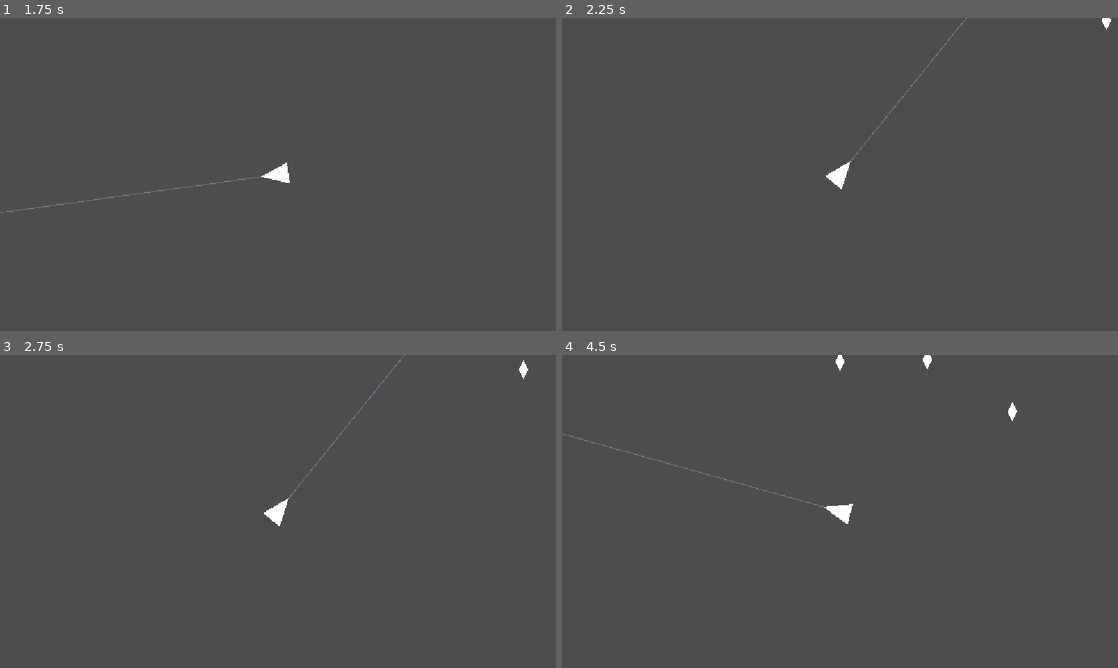
Above: before the commit, frames 1-4 (two rows, left to right).
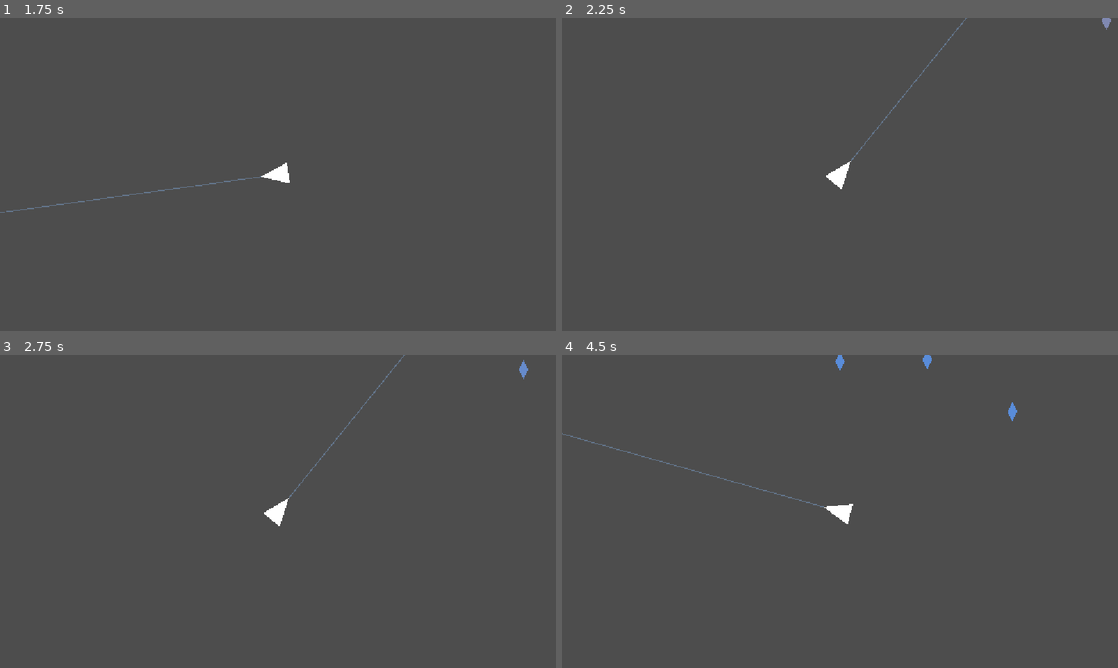
Above: after the commit, the same moments.

Repository: dreik123/MusicBullet
Game: Godot game, scene res://main.tscn
The game is run twice, just before and just after one commit, with the same random seed, the same clock (stepped at 60 frames per second) and the same inputs.
Inputs (mouse positions are in pixels of both pictures, inside the frame that each line leads up to):
- Up to frame 1 (1.75 s): tap Enter at 0.5 s; move the mouse to (400, 158) at 0.52 s; press the mouse at (400, 158) at 0.53 s; tap Space at 1.25 s; move the mouse to (166, 190) at 1.27 s; release the mouse at (166, 190) at 1.28 s; click (166, 190) at 1.35 s
- Up to frame 2 (2.25 s): tap Enter at 2 s; move the mouse to (895, 105) at 2.02 s; press the mouse at (895, 105) at 2.03 s
- Up to frame 3 (2.75 s): no input
- Up to frame 4 (4.5 s): move the mouse to (812, 574) at 2.77 s; release the mouse at (812, 574) at 2.78 s; click (812, 574) at 2.85 s; move the mouse to (1006, 558) at 3.52 s; press the mouse at (1006, 558) at 3.53 s; move the mouse to (673, 464) at 4.27 s; release the mouse at (673, 464) at 4.28 s; click (673, 464) at 4.35 s

Frame 1 is identical in both runs. In frame 2, less than 0.1% of the frame differs, in the area x 97-99%, y 0-4%; in frame 3, less than 0.1%; in frame 4, 0.2%, in the area x 49-82%, y 0-22%.

Commit message:
added hit sound and visual timing

Diff:
--- a/main.gd
+++ b/main.gd
@@ -67,7 +67,8 @@
 	note.setup(
 		note_data["time"] - note_travel_time,
 		note_data["pitch"],
-		player_position
+		player_position,
+		note_data["time"]
 	)
 
 func get_note_spawn_radius():
--- a/main.tscn
+++ b/main.tscn
@@ -24,3 +24,5 @@
 z_index = -1
 width = 2.0
 default_color = Color(0.55, 0.75, 1, 0.35)
+
+[node name="NoteAudio" type="AudioStreamPlayer" parent="Player"]
--- a/note.gd
+++ b/note.gd
@@ -1,18 +1,39 @@
 extends Area2D
+
+const COLOR_FAR = Color(0.35, 0.55, 0.85, 1.0)
+const COLOR_NEAR = Color(1.0, 0.5, 0.2, 1.0)
 
 @export var time: float
 @export var pitch: int
 @export var note_speed = 100.0
+var arrival_time: float
+var visible_duration = 0.0
 var target_position: Vector2
 var direction: Vector2
 
-func setup(note_time: float, note_pitch: int, note_target_position: Vector2):
+@onready var visual = $Polygon2D
+
+func setup(note_time: float, note_pitch: int, note_target_position: Vector2, note_arrival_time: float):
 	time = note_time
 	pitch = note_pitch
+	arrival_time = note_arrival_time
 	target_position = note_target_position
 	direction = global_position.direction_to(target_position)
+	var entry_ratio = get_viewport_entry_ratio(global_position, target_position, get_viewport_rect())
+	if entry_ratio >= 0.0:
+		var entry_position = global_position.lerp(target_position, entry_ratio)
+		visible_duration = entry_position.distance_to(target_position) / note_speed
 
 func _process(delta):
+	var main = get_tree().current_scene
+	var time_until_arrival = arrival_time - main.music_time
+	var heat = 0.0
+	if time_until_arrival <= visible_duration:
+		var peak = visible_duration / 2.0
+		if peak > 0.0:
+			heat = clamp(1.0 - abs(time_until_arrival - peak) / peak, 0.0, 1.0)
+	visual.self_modulate = COLOR_FAR.lerp(COLOR_NEAR, heat)
+
 	var distance_to_target = global_position.distance_to(target_position)
 	if distance_to_target <= note_speed * delta:
 		global_position = target_position
@@ -20,3 +41,33 @@
 		return
 
 	global_position += direction * note_speed * delta
+
+func get_viewport_entry_ratio(start_position: Vector2, end_position: Vector2, viewport_rect: Rect2):
+	var delta = end_position - start_position
+	var p = [-delta.x, delta.x, -delta.y, delta.y]
+	var q = [
+		start_position.x - viewport_rect.position.x,
+		viewport_rect.end.x - start_position.x,
+		start_position.y - viewport_rect.position.y,
+		viewport_rect.end.y - start_position.y
+	]
+	var entry_ratio = 0.0
+	var exit_ratio = 1.0
+
+	for index in p.size():
+		if is_zero_approx(p[index]):
+			if q[index] < 0.0:
+				return -1.0
+			continue
+
+		var ratio = q[index] / p[index]
+		if p[index] < 0.0:
+			if ratio > exit_ratio:
+				return -1.0
+			entry_ratio = max(entry_ratio, ratio)
+		else:
+			if ratio < entry_ratio:
+				return -1.0
+			exit_ratio = min(exit_ratio, ratio)
+
+	return entry_ratio
--- a/player.gd
+++ b/player.gd
@@ -4,6 +4,30 @@
 
 @onready var muzzle = $Muzzle
 @onready var aim_line = $AimLine
+@onready var note_audio = $NoteAudio
+
+func _ready():
+	note_audio.stream = create_placeholder_note_stream()
+
+# Temporary placeholder tone; replace with the final note sound sample.
+func create_placeholder_note_stream():
+	var sample_rate = 44100
+	var sample_count = int(sample_rate * 0.15)
+	var audio_data = PackedByteArray()
+	audio_data.resize(sample_count * 2)
+
+	for sample_index in sample_count:
+		var time = float(sample_index) / sample_rate
+		var envelope = 1.0 - float(sample_index) / sample_count
+		var sample = int(sin(TAU * 261.6256 * time) * envelope * 32767.0)
+		audio_data[sample_index * 2] = sample & 0xff
+		audio_data[sample_index * 2 + 1] = (sample >> 8) & 0xff
+
+	var stream = AudioStreamWAV.new()
+	stream.format = AudioStreamWAV.FORMAT_16_BITS
+	stream.mix_rate = sample_rate
+	stream.data = audio_data
+	return stream
 
 func _process(delta):
 	look_at(get_global_mouse_position())
@@ -42,6 +66,9 @@
 		handle_note_hit(collider, shot_time)
 
 func handle_note_hit(note, shot_time):
+	note_audio.pitch_scale = pow(2.0, (note.pitch - 60) / 12.0)
+	note_audio.play()
+
 	var timing_error = shot_time - note.time
 	var absolute_error = abs(timing_error)
 
